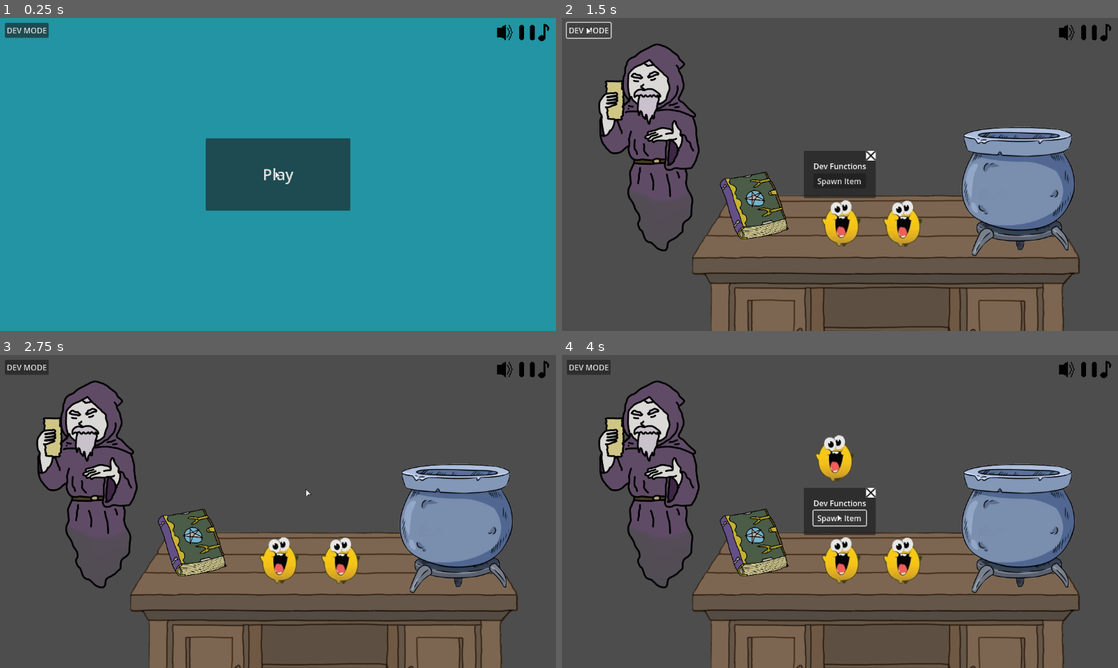
Above: before the commit, frames 1-4 (two rows, left to right).
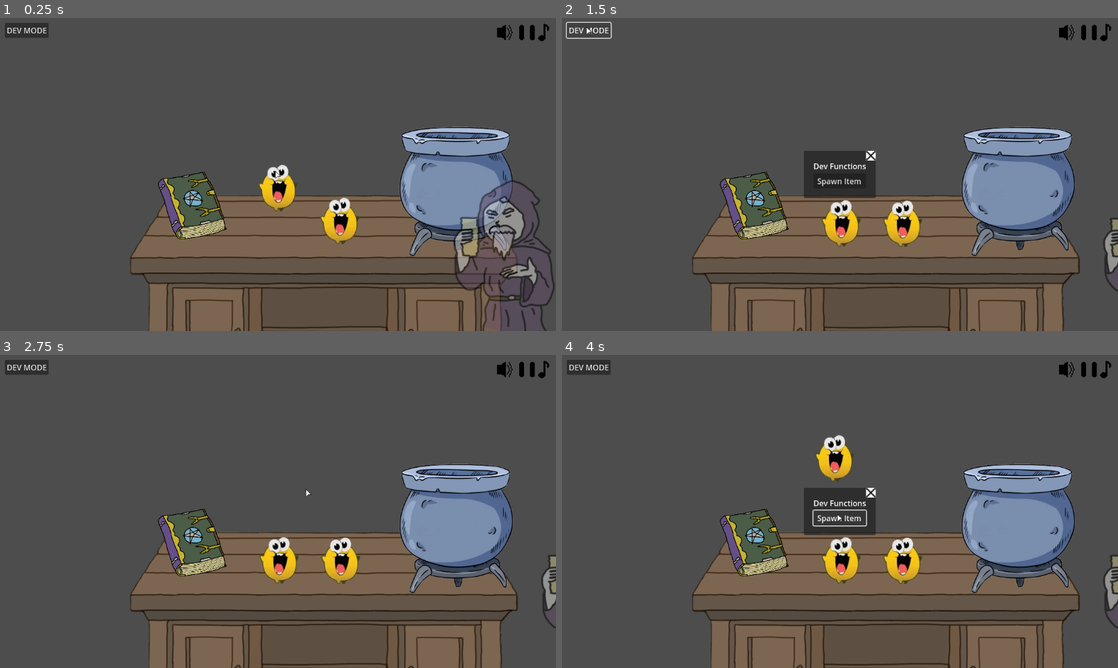
Above: after the commit, the same moments.

Repository: SanchotEm/intern_of_alchemist
Game: Godot game, scene res://Base/main.tscn
Two runs of this game, one before a commit and one after it. Both use one fixed random seed, a clock stepped at 60 frames per second and the inputs below.
Inputs (mouse positions are in pixels of both pictures, inside the frame that each line leads up to):
- Up to frame 1 (0.25 s): no input
- Up to frame 2 (1.5 s): click (840, 174) at 0.5 s, where only the run before the commit has a clickable "Play"; click "DEV MODE" at 1.25 s
- Up to frame 3 (2.75 s): click (311, 492) at 2 s
- Up to frame 4 (4 s): click "DEV MODE" at 2.75 s; click "Spawn Item" at 3.5 s

The runs differ from the first frame. In frame 1, 100% of the frame differs, in the area x 0-100%, y 0-100%; in frame 2, 6.4%; in frame 3, 6.4%; in frame 4, 6.4%.

Commit message:
fixes post merge
should be good now.

Diff:
--- a/Base/main.tscn
+++ b/Base/main.tscn
@@ -11,15 +11,13 @@
 [ext_resource type="Texture2D" uid="uid://uscrsehbwwhm" path="res://Resources/Placeholders/Desk-Placeholder.png" id="4_6c3lq"]
 [ext_resource type="Script" uid="uid://7ahbhb8ok21u" path="res://UI/VolumeControl.gd" id="4_otdql"]
 [ext_resource type="Texture2D" uid="uid://cf4l3e4vy7ukc" path="res://Resources/Icons/VolumeSpritePressed-0001.png" id="5_swbce"]
-[ext_resource type="Texture2D" uid="uid://bmq0wgn3qcfi4" path="res://Resources/Placeholders/Mentor-Placeholder.png" id="6_87cgt"]
 [ext_resource type="Texture2D" uid="uid://depdj7kbkpgu" path="res://Resources/Icons/HelpSprite-0001.png" id="7_3tpw1"]
 [ext_resource type="Script" uid="uid://b4873n8i6s0vb" path="res://UI/HelpControl.gd" id="7_u7upk"]
 [ext_resource type="Texture2D" uid="uid://dt8a1nb4gbn7e" path="res://Resources/Placeholders/Grimoire-Placeholder.png" id="7_x1fjo"]
 [ext_resource type="Script" uid="uid://82rvw75ngto4" path="res://Base/grimoire_placeholder.gd" id="8_llarn"]
 [ext_resource type="Texture2D" uid="uid://blpqswr63jyas" path="res://Resources/Icons/HelpSpritePressed-0001.png" id="8_u7upk"]
-
+[ext_resource type="Script" uid="uid://g31ahwmjiu65" path="res://UI/ScrollUI.gd" id="9_llarn"]
 [ext_resource type="PackedScene" uid="uid://f8d15v2cndw1" path="res://Base/Mentor/mentor.tscn" id="12_6c3lq"]
-[ext_resource type="Script" uid="uid://g31ahwmjiu65" path="res://UI/ScrollUI.gd" id="9_llarn"]
 [ext_resource type="Texture2D" uid="uid://b84yt3uailgu2" path="res://Resources/Icons/XButtonSprite-0001.png" id="12_wxmdi"]
 [ext_resource type="PackedScene" uid="uid://be26rmrpdq3hi" path="res://UI/Recipes/RecipesInGrimoire.tscn" id="13_7nedf"]
 [ext_resource type="Texture2D" uid="uid://c1hsar2u0e2rg" path="res://Resources/Icons/PauseButtonSprite-0002.png" id="13_gj25o"]
@@ -29,7 +27,8 @@
 [ext_resource type="Texture2D" uid="uid://bcwmfvlut2sau" path="res://Resources/Icons/MusicIconSprite-0004.png" id="14_oqvj5"]
 [ext_resource type="Texture2D" uid="uid://b6cdhvw3ftbos" path="res://Resources/Scrolls/wide.png" id="15_7ly7r"]
 [ext_resource type="Script" uid="uid://r0wv7h8mkyxp" path="res://Base/DevModeCenterContainer.gd" id="24_4dgd5"]
-[ext_resource type="Script" path="res://UI/MainMenu.gd" id="27_l6o11"]
+[ext_resource type="Script" uid="uid://g3trio6l0800" path="res://UI/MainMenu.gd" id="27_l6o11"]
+
 [sub_resource type="StyleBoxFlat" id="StyleBoxFlat_7nedf"]
 bg_color = Color(0.298075, 0.298075, 0.298074, 1)
 
@@ -128,11 +127,9 @@
 script = ExtResource("13_l6o11")
 
 [node name="RecipePanelContainer" parent="UI/ScrollUIControl/ScrollMarginContainer/ScrollBackgroundTexture/MarginContainer/VBoxContainer/ScrollContainer/RecipesGridContainer" instance=ExtResource("13_7nedf")]
-custom_minimum_size = Vector2(300, 125)
 layout_mode = 2
 
 [node name="RecipePanelContainer2" parent="UI/ScrollUIControl/ScrollMarginContainer/ScrollBackgroundTexture/MarginContainer/VBoxContainer/ScrollContainer/RecipesGridContainer" instance=ExtResource("13_7nedf")]
-custom_minimum_size = Vector2(300, 125)
 layout_mode = 2
 
 [node name="ScrollXButton" type="TextureButton" parent="UI/ScrollUIControl"]
@@ -146,6 +143,7 @@
 texture_normal = ExtResource("12_wxmdi")
 
 [node name="MainMenu" type="Control" parent="UI"]
+visible = false
 layout_mode = 3
 anchors_preset = 15
 anchor_right = 1.0
@@ -572,10 +570,6 @@
 scale = Vector2(0.5, 0.5)
 texture = ExtResource("4_6c3lq")
 
-[node name="MentorSprite2D" type="Sprite2D" parent="Level"]
-position = Vector2(-394, -58)
-texture = ExtResource("6_87cgt")
-
 [node name="Cauldron" parent="Level" instance=ExtResource("3_mrrah")]
 position = Vector2(369, 35)
 scale = Vector2(0.512881, 0.512881)
@@ -584,19 +578,23 @@
 
 [node name="base_item2" parent="Level" instance=ExtResource("3_lo0hp")]
 position = Vector2(128, 68)
-
 scale = Vector2(0.420556, 0.420556)
-[node name="Mentor" parent="." instance=ExtResource("12_6c3lq")]
-position = Vector2(-450, 3)
 
 [node name="Grimoire-placeholder" type="Sprite2D" parent="Level"]
 position = Vector2(-177, 65)
 scale = Vector2(0.35, 0.35)
 texture = ExtResource("7_x1fjo")
 script = ExtResource("8_llarn")
+
 [node name="Area2D" type="Area2D" parent="Level/Grimoire-placeholder"]
+
 [node name="CollisionShape2D" type="CollisionShape2D" parent="Level/Grimoire-placeholder/Area2D"]
 position = Vector2(-1.42859, -2.85715)
 shape = SubResource("RectangleShape2D_wxmdi")
+
+[node name="Mentor" parent="Level" instance=ExtResource("12_6c3lq")]
+position = Vector2(-419, -65)
+
 [node name="CustomCursor" parent="." instance=ExtResource("2_ay008")]
+
 [connection signal="input_event" from="Level/Grimoire-placeholder/Area2D" to="Level/Grimoire-placeholder" method="_on_area_2d_input_event"]
